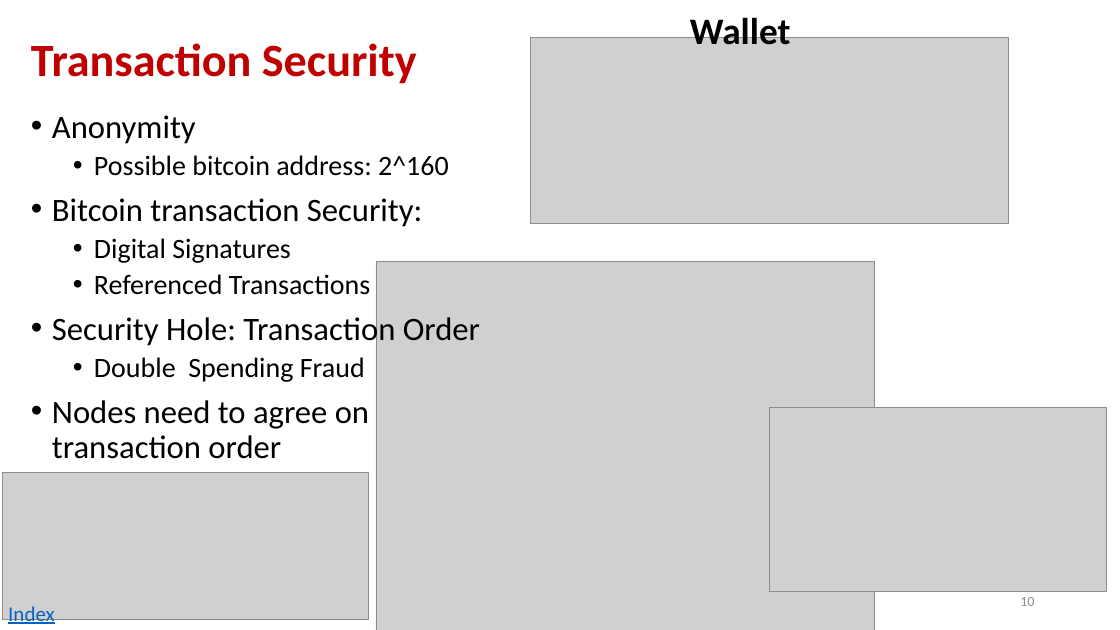
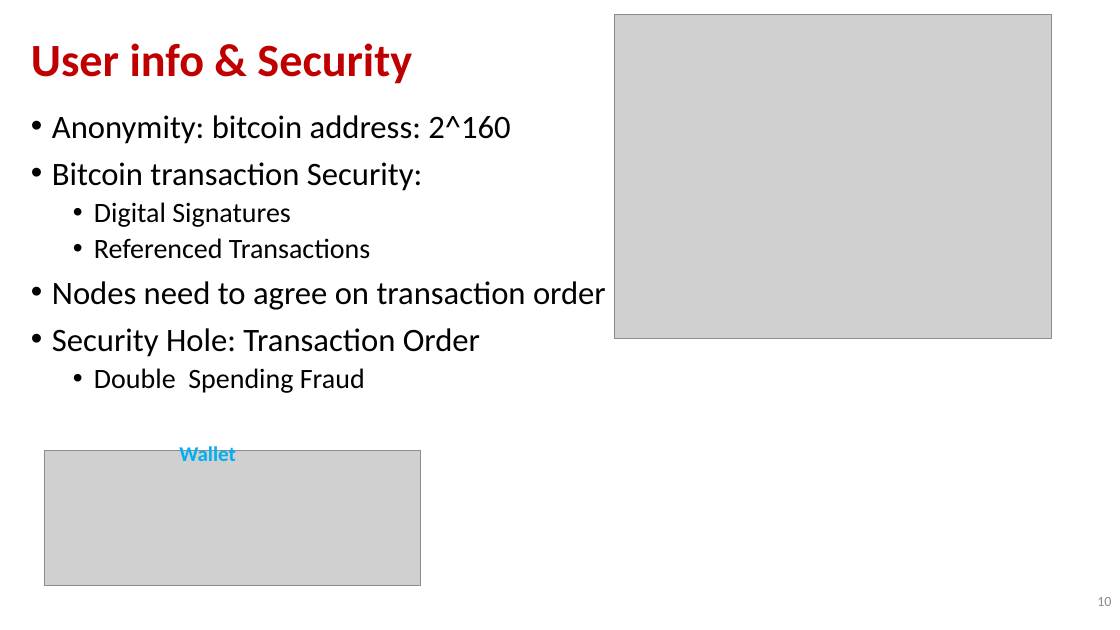
Before and after one commit to andyplusplus/blockchain, a slide deck: slide 10 of how_bitcoin_works/How_03_Transactions.pptx. Drawn at 1120x630 pixels with LibreOffice and Linux fonts; fonts in the diff are those of the drawing; grey boxes stand for pictures; background and template pictures are left out. Boxes give left, top, right and bottom in pixels: in the first picture for what was removed or moved away, otherwise in the second. Text is boxed around its words. In the diff, an @@ line names an element or a change of style, - is before the commit and + after.

```diff
--- a/how_bitcoin_works/How_03_Transactions.pptx
+++ b/how_bitcoin_works/How_03_Transactions.pptx
@@ picture: place and size @@
-picture at box(376, 261, 875, 630)
+picture at box(614, 15, 1051, 339)
@@ title at box(31, 43, 412, 84): text changed @@
-Transaction Security
+User info & Security
@@ text at box(52, 115, 510, 144): text changed; size 24 to 28 pt @@
-• Anonymity
-  • Possible bitcoin address: 2^160
+• Anonymity: bitcoin address: 2^160
@@ text at box(52, 281, 606, 310): paragraph added @@
+• Nodes need to agree on transaction order
@@ text at box(52, 400, 369, 459): paragraph removed @@
-• Nodes need to agree on transaction order
@@ picture removed at box(770, 408, 1107, 592) @@
@@ text "Wallet": place and size @@
-text "Wallet" at box(690, 13, 791, 45)
+text "Wallet" at box(179, 444, 236, 461)
@@ text "Wallet" at box(179, 444, 236, 461): size 32 to 18 pt, text colour #000000 to #00B0F0 @@
@@ picture removed at box(3, 472, 369, 619) @@
@@ picture: place and size @@
-picture at box(531, 38, 1008, 223)
+picture at box(45, 450, 421, 586)
@@ page number: place and size @@
-page number at box(1020, 597, 1034, 606)
+page number at box(1097, 597, 1111, 606)
@@ text removed at box(8, 606, 55, 627) @@
-Index
```
Also in this commit, not shown: 8 other slides changed, 3 slides added, 6 slides removed, 6 other files.
